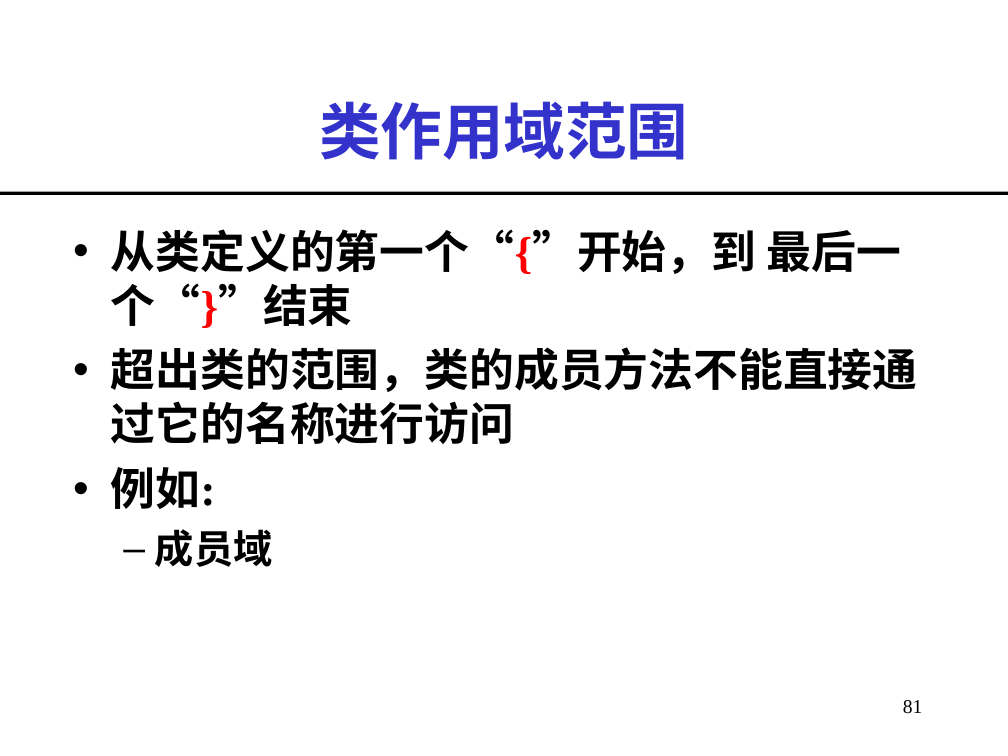
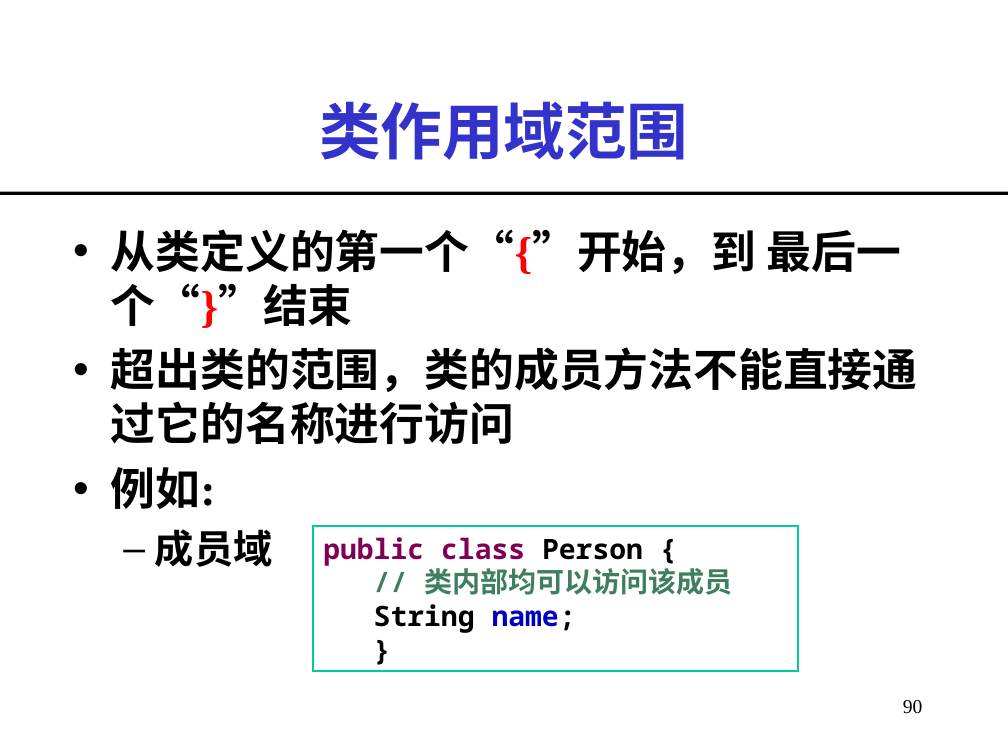
Before and after one commit to imwyw/Java, a slide deck: slide 90 of PPT/javaCh03_面向对象程序设计.ppt (slide 81 before the commit). Drawn at 1008x756 pixels with LibreOffice and Linux fonts; fonts in the diff are those of the drawing. Boxes give left, top, right and bottom in pixels: in the first picture for what was removed or moved away, otherwise in the second. Text is boxed around its words. In the diff, an @@ line names an element or a change of style, - is before the commit and + after.

```diff
--- a/PPT/javaCh03_面向对象程序设计.ppt
+++ b/PPT/javaCh03_面向对象程序设计.ppt
@@ rectangle added at box(313, 526, 797, 671), outline #00CC99 1.5 pt, 20 pt, text #000000, bold @@
+public class Person {
+  // 类内部均可以访问该成员
+  String name;
+}
@@ page number at box(903, 700, 923, 714): text changed @@
-81
+90
```
Also in this commit, not shown: 5 other slides changed, 24 slides added, 13 slides removed.
